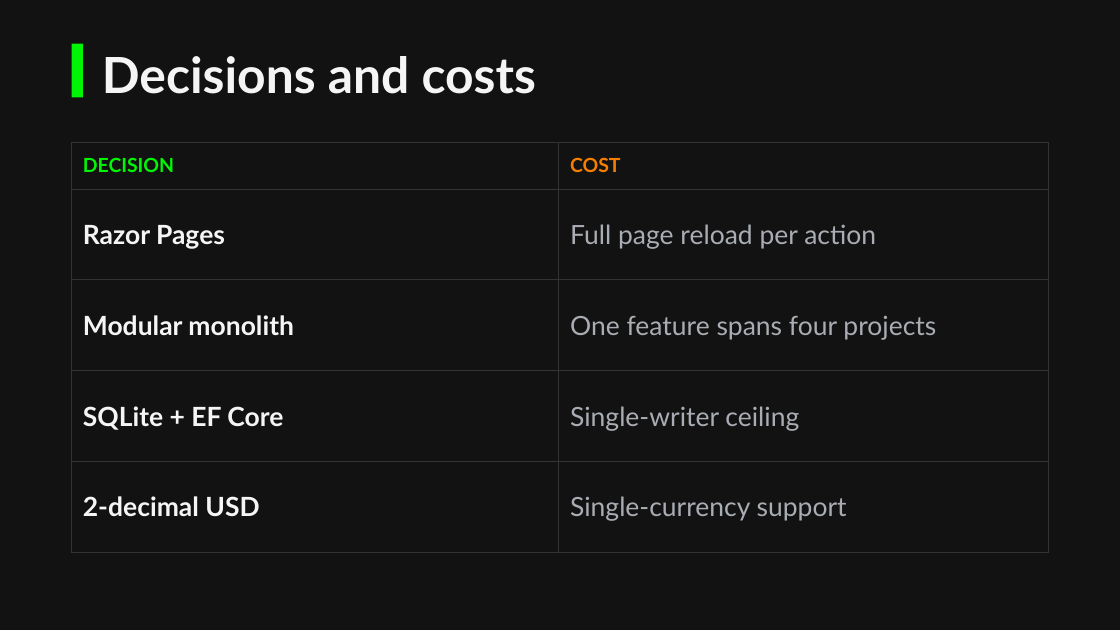
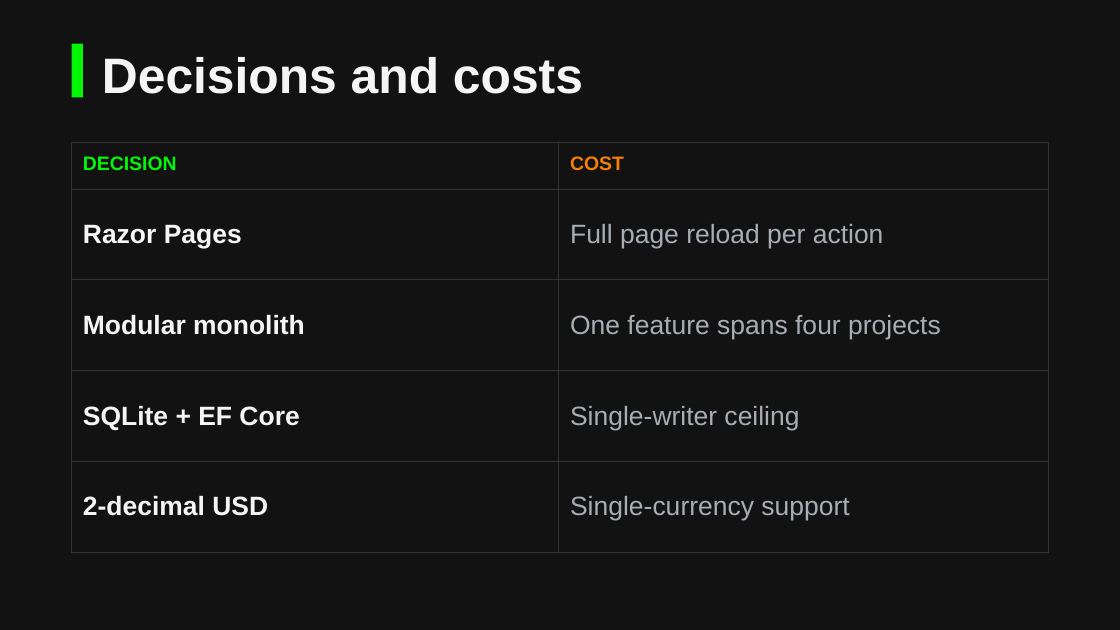
Before and after one commit to johndifini/atm, a slide deck: slide 3 of design/atm-deck.pptx. Drawn at 1120x630 pixels with LibreOffice and Linux fonts; fonts in the diff are those of the drawing. Boxes give left, top, right and bottom in pixels: in the first picture for what was removed or moved away, otherwise in the second. Text is boxed around its words. In the diff, an @@ line names an element or a change of style, - is before the commit and + after.

```diff
--- a/design/atm-deck.pptx
+++ b/design/atm-deck.pptx
@@ text "Decisions and costs" at [102,57,583,94]: font Lato to Arial @@
@@ table at [72,142,1048,552] @@
@@ font Lato to Arial @@
```
Also in this commit, not shown: 6 other slides changed.
